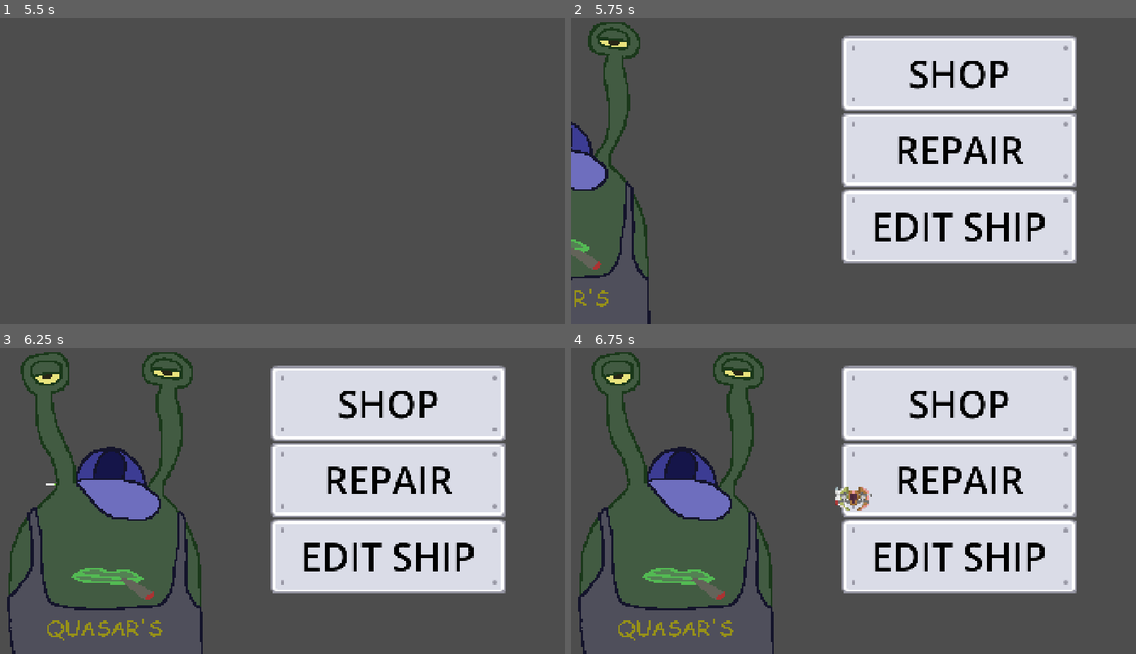
Above: before the commit, frames 1-4 (two rows, left to right).
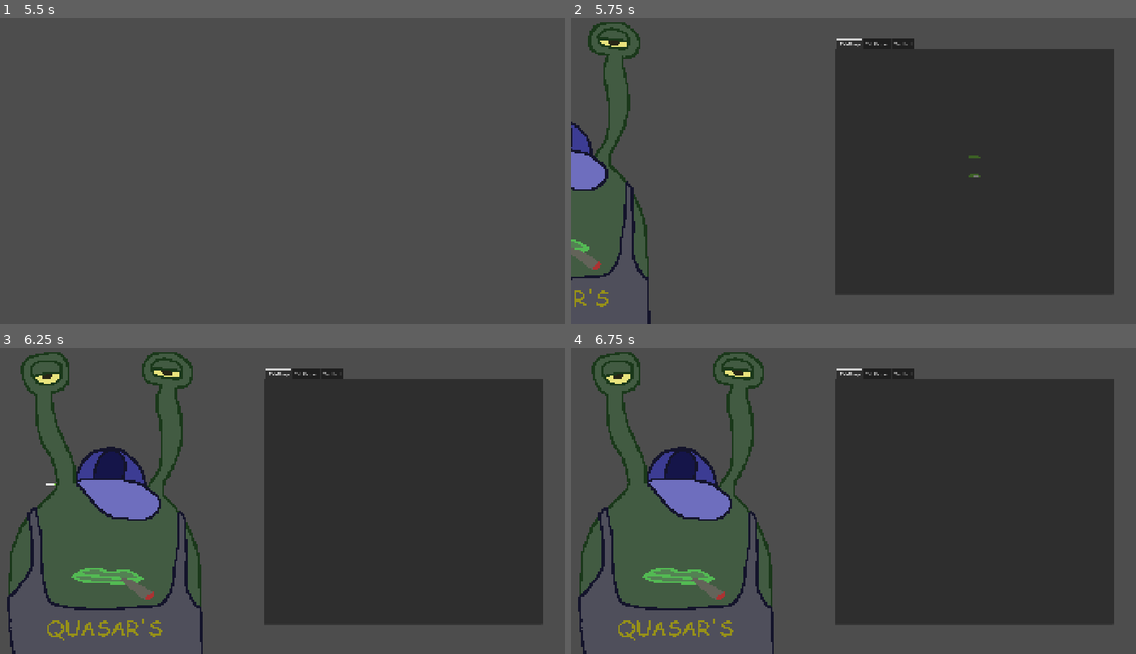
Above: after the commit, the same moments.

Repository: robertsforrest/modular_bullet_hell
Game: Godot game, scene res://Main.tscn
Two runs of this game, one before a commit and one after it. Both use one fixed random seed, a clock stepped at 60 frames per second and the inputs below.
Inputs (mouse positions are in pixels of both pictures, inside the frame that each line leads up to):
- Up to frame 1 (5.5 s): tap Enter at 0.5, 2 s; drag from (271, 167) to (339, 94) at 0.52 s; tap Space (flip_part) at 1.25 s; drag from (259, 158) to (254, 229) at 1.27 s; move the mouse to (254, 171) at 2.02 s; hold D (move_right) 2.03-2.75 s; click (254, 171) at 2.1 s; drag from (339, 158) to (113, 118) at 2.77 s; drag from (497, 177) to (310, 164) at 3.52 s; drag from (113, 118) to (197, 85) at 4.27 s; move the mouse to (310, 164) at 5.02 s; hold S (move_down) from 5.03 s (still down); click (310, 164) at 5.1 s
- Up to frame 2 (5.75 s): keep holding S (move_down); tap U (debug_2) at 5.65 s
- Up to frame 3 (6.25 s): release S (move_down) at 5.75 s; click (401, 403) at 5.75 s, where only the run before the commit has a clickable "SHOP"
- Up to frame 4 (6.75 s): click (972, 479) at 6.5 s, where only the run before the commit has a clickable "REPAIR"

Frame 1 is identical in both runs. In frame 2, 41% of the frame differs, in the area x 46-97%, y 5-91%; in frame 3, 41%; in frame 4, 41%.

Commit message:
Switched hangar UI from buttons to TabControl; need to rework repair UI

Diff:
--- a/Entities/Components/ship_component.gd
+++ b/Entities/Components/ship_component.gd
@@ -111,5 +111,7 @@
 # Handle mouse-over for player parts in the editor
 func _on_mouse_entered() -> void:
 	mouse_over = true
+	print("Mouse over part: " + str(self))
 func _on_mouse_exited() -> void:
+	print("Mouse not over part: " + str(self))
 	mouse_over = false
--- a/Hangar/Hangar.tscn
+++ b/Hangar/Hangar.tscn
@@ -2,9 +2,9 @@
 
 [ext_resource type="Script" uid="uid://d1r207y1rye2d" path="res://Hangar/hangar.gd" id="1_fbsdv"]
 [ext_resource type="Texture2D" uid="uid://bypntql5fadt0" path="res://Hangar/Assets/mechanic.png" id="1_jeobe"]
-[ext_resource type="Texture2D" uid="uid://71trbm17ovf7" path="res://GUI/Assets/button_rectangle.png" id="3_vbci6"]
+[ext_resource type="PackedScene" uid="uid://k41mbcfmyp2t" path="res://Hangar/Repairs/RepairScreen.tscn" id="3_vbci6"]
 
-[node name="Hangar" type="Control" unique_id=169810937 node_paths=PackedStringArray("johnny")]
+[node name="Hangar" type="Control" unique_id=169810937 node_paths=PackedStringArray("johnny", "repair_screen")]
 process_mode = 2
 layout_mode = 3
 anchors_preset = 15
@@ -14,6 +14,7 @@
 grow_vertical = 2
 script = ExtResource("1_fbsdv")
 johnny = NodePath("Johnny")
+repair_screen = NodePath("TabContainer/TabRepair/RepairScreen")
 
 [node name="Johnny" type="TextureRect" parent="." unique_id=524440496]
 layout_mode = 1
@@ -26,71 +27,39 @@
 offset_bottom = 1.0
 texture = ExtResource("1_jeobe")
 
-[node name="OptionButtons" type="VBoxContainer" parent="." unique_id=825928943]
+[node name="TabContainer" type="TabContainer" parent="." unique_id=1362471075]
 layout_mode = 1
 anchors_preset = -1
-anchor_left = 0.437
+anchor_left = 0.425
 anchor_right = 1.0
 anchor_bottom = 1.0
-offset_left = 80.95996
-offset_top = 100.0
-offset_right = -132.0
-offset_bottom = -116.0
-
-[node name="ButtonShop" type="TextureButton" parent="OptionButtons" unique_id=758008437]
-layout_mode = 2
-texture_normal = ExtResource("3_vbci6")
-
-[node name="Label" type="Label" parent="OptionButtons/ButtonShop" unique_id=810660320]
-layout_mode = 1
-anchors_preset = -1
-anchor_right = 0.92200005
-anchor_bottom = 1.0
-offset_right = -0.2960205
+offset_left = 80.0
+offset_top = 112.0
+offset_right = -76.0
+offset_bottom = -100.0
 grow_horizontal = 2
 grow_vertical = 2
-theme_override_colors/font_color = Color(0, 0, 0, 1)
-theme_override_font_sizes/font_size = 128
-text = "SHOP"
-horizontal_alignment = 1
-vertical_alignment = 1
+mouse_filter = 2
+current_tab = 0
 
-[node name="ButtonRepair" type="TextureButton" parent="OptionButtons" unique_id=1273133769]
+[node name="TabShop" type="TabBar" parent="TabContainer" unique_id=1194265654]
 layout_mode = 2
-texture_normal = ExtResource("3_vbci6")
+metadata/_tab_index = 0
 
-[node name="Label" type="Label" parent="OptionButtons/ButtonRepair" unique_id=392785084]
+[node name="TabRepair" type="TabBar" parent="TabContainer" unique_id=845398058]
+visible = false
+layout_mode = 2
+close_with_middle_mouse = false
+scrolling_enabled = false
+switch_on_drag_hover = false
+metadata/_tab_index = 1
+
+[node name="RepairScreen" parent="TabContainer/TabRepair" unique_id=1947256295 instance=ExtResource("3_vbci6")]
 layout_mode = 1
-anchors_preset = -1
-anchor_right = 0.92200005
-anchor_bottom = 1.0
-offset_right = -0.2960205
-grow_horizontal = 2
-grow_vertical = 2
-theme_override_colors/font_color = Color(0, 0, 0, 1)
-theme_override_font_sizes/font_size = 128
-text = "REPAIR"
-horizontal_alignment = 1
-vertical_alignment = 1
 
-[node name="ButtonEdit" type="TextureButton" parent="OptionButtons" unique_id=1869142719]
+[node name="TabEdit" type="TabBar" parent="TabContainer" unique_id=741965639]
+visible = false
 layout_mode = 2
-texture_normal = ExtResource("3_vbci6")
+metadata/_tab_index = 2
 
-[node name="Label" type="Label" parent="OptionButtons/ButtonEdit" unique_id=1905386289]
-layout_mode = 1
-anchors_preset = -1
-anchor_right = 0.92200005
-anchor_bottom = 1.0
-offset_right = -0.2960205
-grow_horizontal = 2
-grow_vertical = 2
-theme_override_colors/font_color = Color(0, 0, 0, 1)
-theme_override_font_sizes/font_size = 128
-text = "EDIT SHIP"
-horizontal_alignment = 1
-vertical_alignment = 1
-
-[connection signal="pressed" from="OptionButtons/ButtonShop" to="." method="_on_button_shop_pressed"]
-[connection signal="pressed" from="OptionButtons/ButtonRepair" to="." method="_on_button_repair_pressed"]
-[connection signal="pressed" from="OptionButtons/ButtonEdit" to="." method="_on_button_edit_pressed"]
+[connection signal="tab_selected" from="TabContainer" to="." method="_on_tab_container_tab_selected"]
--- a/Hangar/Repairs/RepairScreen.tscn
+++ b/Hangar/Repairs/RepairScreen.tscn
@@ -1,9 +1,8 @@
 [gd_scene format=3 uid="uid://k41mbcfmyp2t"]
 
 [ext_resource type="Script" uid="uid://diix3g6jdwma3" path="res://Hangar/Repairs/repair_screen.gd" id="1_500ix"]
-[ext_resource type="PackedScene" uid="uid://cton2g7db78di" path="res://Entities/Player/Player.tscn" id="2_wtrms"]
 
-[node name="RepairScreen" type="Control" unique_id=1947256295 node_paths=PackedStringArray("cost_label", "player")]
+[node name="RepairScreen" type="Control" unique_id=1947256295 node_paths=PackedStringArray("cost_label")]
 process_mode = 2
 layout_mode = 3
 anchors_preset = 15
@@ -17,7 +16,6 @@
 grow_vertical = 2
 script = ExtResource("1_500ix")
 cost_label = NodePath("RepairCostLabel")
-player = NodePath("Player")
 
 [node name="RepairCostLabel" type="Label" parent="." unique_id=1591461250]
 z_index = 2
@@ -28,5 +26,3 @@
 theme_override_colors/font_outline_color = Color(0, 0, 0, 1)
 theme_override_constants/outline_size = 6
 theme_override_font_sizes/font_size = 32
-
-[node name="Player" parent="." unique_id=2004784632 instance=ExtResource("2_wtrms")]
--- a/Hangar/Repairs/repair_screen.gd
+++ b/Hangar/Repairs/repair_screen.gd
@@ -7,26 +7,13 @@
 @export var cost_per_point_repaired: float = 10.0
 
 # Internal variables
-@export var player: Node2D # Snag a player to reparent and work on
+@onready var player: Node2D # Snag a player to reparent and work on
 @onready var component_mouse_over: ShipComponent = null # Tracks the currently hovered ShipComponent from a loop
-
-# Initialize
-func _ready() -> void:
-	get_tree().paused = true
-	# Reparent the player to this node for repairs
-	player.reparent(self)
-	# Update player properties in line with repair logic
-	player.is_paused = true
-	player.rotation = 0
-	# DEBUG - apply some damage to the player to test logic
-	player.ship_core.take_damage(20)
-	player.components[0].take_damage(2)
-	# Add a visual indicator to damage components
-	set_damage_indicators()
 
 # Handle inputs
 func _input(event: InputEvent) -> void:
 	if (event is InputEventMouseButton and Input.is_action_just_pressed("select")):
+		print("Input event in repair screen yippee!")
 		if (component_mouse_over != null):
 			if (can_afford_repair(component_mouse_over)):
 				player.inventory.money -= get_repair_cost(component_mouse_over)
@@ -43,6 +30,7 @@
 		if (component.mouse_over and component.hp < component.max_hp):
 			# Track this component for input handling
 			component_mouse_over = component
+			print("Mouse over: " + str(component_mouse_over))
 			# Calculate repair cost
 			var repair_cost = get_repair_cost(component)
 			#print("Repair " + str(component) + " for $" + str(repair_cost))
@@ -79,3 +67,15 @@
 			component.sprite.set_warning(true)
 		else:
 			component.sprite.set_warning(false)
+
+# Initialize properties when this tab is selected
+func set_active_tab() -> void:
+	print("Repair tab selected!")
+	player.ship_core.take_damage(5)
+	player.components[0].take_damage(1)
+	set_damage_indicators()
+	player.rotation = 0
+	# Reparent the player to this node for repair logic
+	player.reparent(self)
+	player.position = Vector2(0,0)
+	print(player.get_parent())
--- a/Hangar/hangar.gd
+++ b/Hangar/hangar.gd
@@ -6,12 +6,21 @@
 # Editor nodes
 @export var johnny: TextureRect
 @export var player: Node2D
+@export var repair_screen: Control
 
 # Scene resources
 @export var repair_screen_tscn: PackedScene = preload("res://Hangar/Repairs/RepairScreen.tscn")
 
+# Initialize
+func _ready() -> void:
+	print(player)
+	repair_screen.player = player
+	print(repair_screen.player)
+
 # Called when the hangar is first "opened" as the player enters
 func open_hangar() -> void:
+	# Pause the player
+	player.is_paused = true
 	# Animate Johnny :)
 	var johnny_tween: Tween = get_tree().create_tween()
 	johnny_tween.bind_node(johnny)
@@ -20,20 +29,10 @@
 
 # Called when the hangar is "closed" - by button press, hotkey, or otherwise
 func close_hangar() -> void:
-	pass
+	player.is_paused = false
 
-# Button signals
-# Open the shop
-func _on_button_shop_pressed() -> void:
-	print("Opening shop!")
-
-# Open the repair screen
-func _on_button_repair_pressed() -> void:
-	# Apply tweens to the other UI elements
-	# Add the repair screen node to the scene
-	var repair = repair_screen_tscn.instantiate()
-	add_child(repair)
-
-# Open the ship editor
-func _on_button_edit_pressed() -> void:
-	print("Opening editor!")
+# Propagates signal down to the active tab
+# TODO: handle this in a more robust manner than just if (tab==n) - keyword this stuff out somehow
+func _on_tab_container_tab_selected(tab: int) -> void:
+	if (tab == 1):
+		repair_screen.set_active_tab()
--- a/Main.tscn
+++ b/Main.tscn
@@ -22,7 +22,8 @@
 [node name="HangarLayer" type="CanvasLayer" parent="." unique_id=497476233]
 visible = false
 
-[node name="Hangar" parent="HangarLayer" unique_id=169810937 instance=ExtResource("4_cm0pq")]
+[node name="Hangar" parent="HangarLayer" unique_id=169810937 node_paths=PackedStringArray("player") instance=ExtResource("4_cm0pq")]
+player = NodePath("../../Pausable/Player")
 
 [node name="Pausable" type="Node2D" parent="." unique_id=1935888431]
 process_mode = 1
